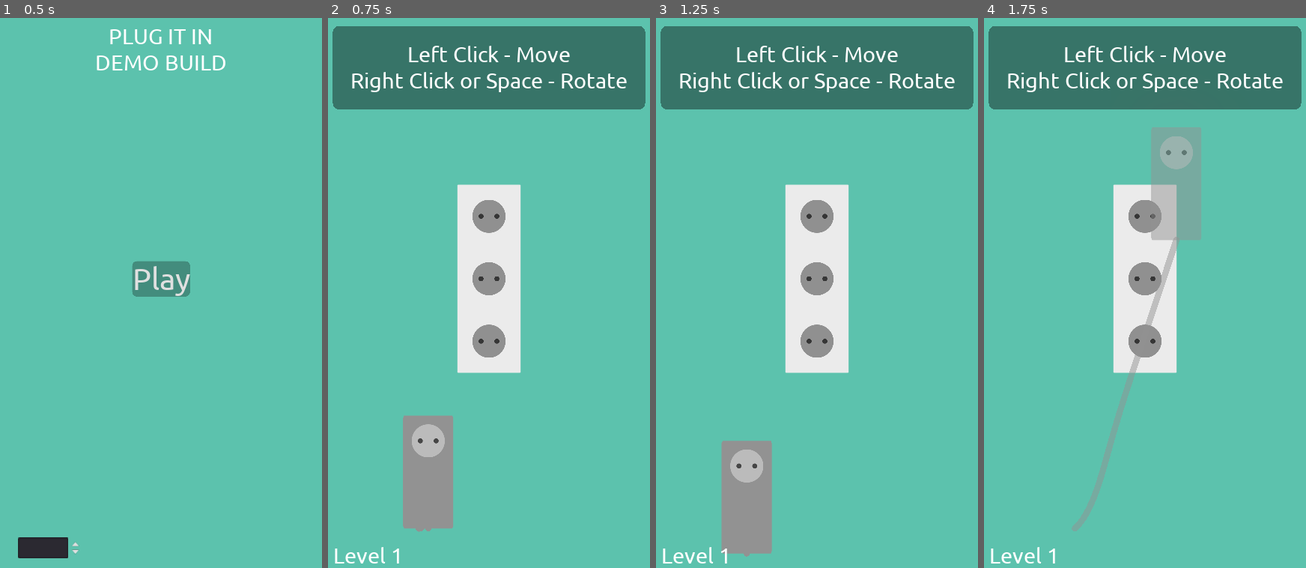
Above: before the commit, frames 1-4 (left to right).
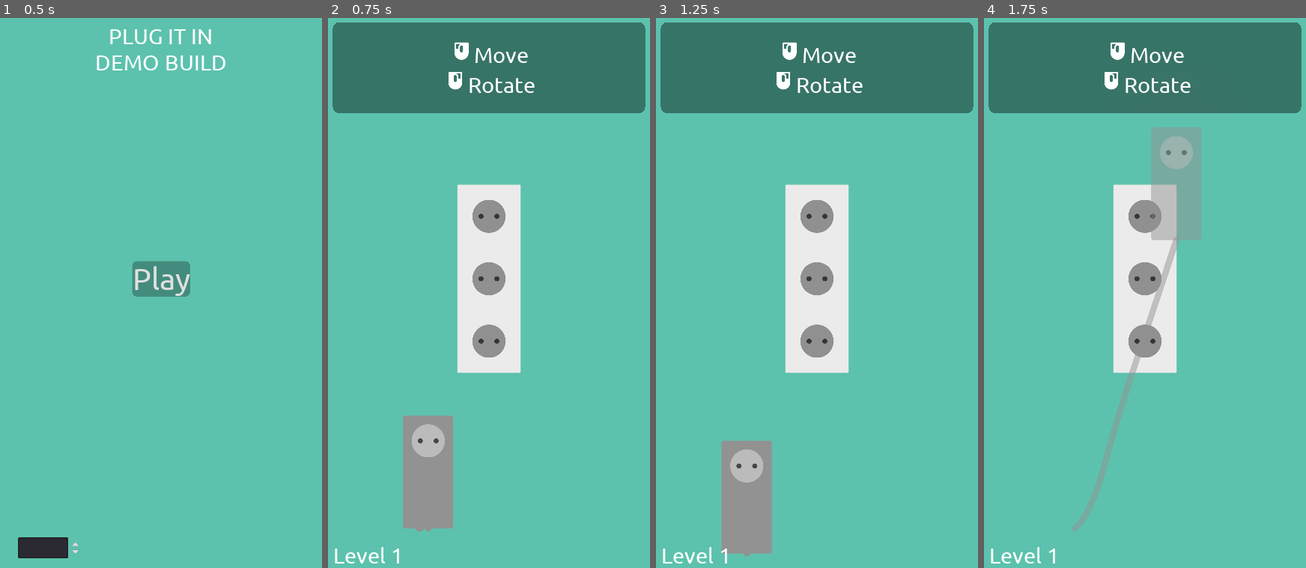
Above: after the commit, the same moments.

Repository: unSAME-Studio/ProjectOutlet
Game: Godot game, scene res://scenes/Menu.tscn
Same seed, same stepped clock (60 frames per second), same inputs: the game is played once before the commit and once after it.
Inputs (mouse positions are in pixels of both pictures, inside the frame that each line leads up to):
- Up to frame 1 (0.5 s): no input
- Up to frame 2 (0.75 s): click "Play" at 0.5 s
- Up to frame 3 (1.25 s): no input
- Up to frame 4 (1.75 s): drag from (1074, 496) to (1177, 144) at 1.27 s

Frame 1 is identical in both runs. In frame 2, 3.0% of the frame differs, in the area x 1-99%, y 0-18%; in frame 3, 3.0%; in frame 4, 3.0%.

Commit message:
Level Editor Update

Diff:
--- a/objects/Plug.gd
+++ b/objects/Plug.gd
@@ -78,6 +78,19 @@
 		set_modulate(Color(1,1,1,0.5))
 		cable.set_modulate(Color(1,1,1,0.5))
 
+	# rotating
+	if event is InputEventMouseButton:
+		event as InputEventMouseButton
+		if event.pressed:
+			match event.button_index:
+				BUTTON_WHEEL_UP:
+					spin_clockwise()
+				BUTTON_WHEEL_DOWN:
+					spin_counterclockwise()
+
+	if Input.is_action_just_pressed("rotate"):
+		spin_clockwise()
+
 
 func _process(delta):
 	if selected:
@@ -115,6 +128,7 @@
 		else:
 			set_global_position(lerp(get_global_position(), original_point, 10 * delta))
 
+	# constantly rotate the plug
 	set_rotation(lerp_angle(get_rotation(), direction * PI / 2, 0.3))
 
 
@@ -178,12 +192,8 @@
 					print("Attached")
 					print(Global.console.attached_plugs)
 
-		# rotating
-		if Input.is_action_just_pressed("rotate"):
-			spin()
-
-
-func spin():
+
+func spin_clockwise():
 	direction += 1
 	if direction >= 4:
 		direction = 0
@@ -199,8 +209,6 @@
 	var temp_size = size
 	size.x = temp_size.y
 	size.y = temp_size.x
-
-	print(size)
 
 	#set_rotation(get_rotation() + PI / 2)
 
@@ -212,3 +220,23 @@
 	#tween.start()
 
 	$AnimationPlayer.play("head_hint")
+
+
+func spin_counterclockwise():
+	direction -= 1
+	if direction < 0:
+		direction = 3
+
+	print("!! current direction %d" % [direction])
+
+	# move head position
+	# MAGIC
+	head_position = Vector2(head_position.y, size.x - 1 - head_position.x)
+	print("New head position %s" % [head_position])
+
+	# swap size x and y
+	var temp_size = size
+	size.x = temp_size.y
+	size.y = temp_size.x
+
+	$AnimationPlayer.play("head_hint")
--- /dev/null
+++ b/scenes/Editor.gd
@@ -0,0 +1,79 @@
+extends Node
+
+
+var plug = preload("res://objects/Plug.tscn")
+
+
+var current_level = {
+	"outlet": [
+	],
+	"plugs": [
+	]
+}
+
+func _ready():
+	$CanvasLayer/Control/PanelContainer/VBoxContainer/HBoxContainer/Type.add_item("One")
+	$CanvasLayer/Control/PanelContainer/VBoxContainer/HBoxContainer/Type.add_item("TWO")
+	$CanvasLayer/Control/PanelContainer/VBoxContainer/HBoxContainer/Type.add_item("ALL")
+
+
+func _input(event):
+	if Input.is_action_just_pressed("click"):
+		var position = $Node2D/TileMap.world_to_map(get_viewport().get_global_mouse_position())
+		print(position)
+
+
+func _on_SpawnPlug_pressed():
+	var info = [
+	int($"CanvasLayer/Control/PanelContainer/VBoxContainer/HBoxContainer/Sizex".get_text()),
+	int($"CanvasLayer/Control/PanelContainer/VBoxContainer/HBoxContainer/Sizey".get_text()),
+	int($"CanvasLayer/Control/PanelContainer/VBoxContainer/HBoxContainer/Headx".get_text()),
+	int($"CanvasLayer/Control/PanelContainer/VBoxContainer/HBoxContainer/Heady".get_text()),
+	$"CanvasLayer/Control/PanelContainer/VBoxContainer/HBoxContainer/Type".get_selected()
+	]
+
+	current_level.plugs.append(info)
+
+	$"CanvasLayer/Control/PanelContainer/VBoxContainer/ItemList".add_item("Size (%d, %d), Head (%d, %d), Type %d" % info)
+
+	spawn_plug(info)
+
+	export_level()
+
+
+func spawn_plug(info):
+	if $Node2D/Plugs.get_child_count() > 0:
+		for i in $Node2D/Plugs.get_children():
+			i.queue_free()
+
+	var p = plug.instance()
+
+	p.size = Vector2(info[0], info[1])
+	p.head_position = Vector2(info[2], info[3])
+
+	# set outlet type from data
+	if info.size() >= 5:
+		p.outlet_type = info[4]
+
+	p.original_point = Vector2(0, 0)
+	$Node2D/Plugs.add_child(p)
+
+
+func export_level():
+	print(current_level)
+
+
+func _on_Remove_pressed():
+	var itemlist = $"CanvasLayer/Control/PanelContainer/VBoxContainer/ItemList"
+	if not itemlist.is_anything_selected():
+		return
+
+	if $Node2D/Plugs.get_child_count() > 0:
+		for i in $Node2D/Plugs.get_children():
+			i.queue_free()
+
+	for i in itemlist.get_selected_items():
+		current_level.plugs.remove(i)
+		itemlist.remove_item(i)
+
+	export_level()
--- a/scenes/Editor.tscn
+++ b/scenes/Editor.tscn
@@ -1,14 +1,186 @@
-[gd_scene format=2]
+[gd_scene load_steps=5 format=2]
+
+[ext_resource path="res://scenes/Editor.gd" type="Script" id=1]
+[ext_resource path="res://ui/theme.tres" type="Theme" id=2]
+[ext_resource path="res://scripts/console.gd" type="Script" id=3]
+
+[sub_resource type="ButtonGroup" id=1]
 
 [node name="Editor" type="Node"]
+script = ExtResource( 1 )
 
-[node name="Control" type="Control" parent="."]
+[node name="Console" type="Node" parent="."]
+script = ExtResource( 3 )
+
+[node name="CanvasLayer" type="CanvasLayer" parent="."]
+
+[node name="Control" type="Control" parent="CanvasLayer"]
 anchor_right = 1.0
 anchor_bottom = 1.0
+mouse_filter = 2
+theme = ExtResource( 2 )
+
+[node name="PanelContainer" type="PanelContainer" parent="CanvasLayer/Control"]
+anchor_right = 1.0
+margin_bottom = 512.0
+theme = ExtResource( 2 )
+
+[node name="VBoxContainer" type="VBoxContainer" parent="CanvasLayer/Control/PanelContainer"]
+margin_right = 1080.0
+margin_bottom = 672.0
+theme = ExtResource( 2 )
+
+[node name="Label" type="Label" parent="CanvasLayer/Control/PanelContainer/VBoxContainer"]
+margin_right = 1080.0
+margin_bottom = 80.0
+theme = ExtResource( 2 )
+text = "Plugs List:"
+
+[node name="ItemList" type="ItemList" parent="CanvasLayer/Control/PanelContainer/VBoxContainer"]
+margin_top = 84.0
+margin_right = 1080.0
+margin_bottom = 384.0
+rect_min_size = Vector2( 0, 300 )
+size_flags_horizontal = 3
+size_flags_vertical = 3
+theme = ExtResource( 2 )
+
+[node name="HSeparator" type="HSeparator" parent="CanvasLayer/Control/PanelContainer/VBoxContainer"]
+margin_top = 388.0
+margin_right = 1080.0
+margin_bottom = 438.0
+custom_constants/separation = 50
+
+[node name="HBoxContainer" type="HBoxContainer" parent="CanvasLayer/Control/PanelContainer/VBoxContainer"]
+margin_top = 442.0
+margin_right = 1080.0
+margin_bottom = 555.0
+theme = ExtResource( 2 )
+
+[node name="Label" type="Label" parent="CanvasLayer/Control/PanelContainer/VBoxContainer/HBoxContainer"]
+margin_top = 16.0
+margin_right = 127.0
+margin_bottom = 96.0
+theme = ExtResource( 2 )
+text = "Size"
+
+[node name="Sizex" type="TextEdit" parent="CanvasLayer/Control/PanelContainer/VBoxContainer/HBoxContainer"]
+margin_left = 131.0
+margin_right = 318.0
+margin_bottom = 113.0
+size_flags_horizontal = 3
+theme = ExtResource( 2 )
+
+[node name="Sizey" type="TextEdit" parent="CanvasLayer/Control/PanelContainer/VBoxContainer/HBoxContainer"]
+margin_left = 322.0
+margin_right = 509.0
+margin_bottom = 113.0
+size_flags_horizontal = 3
+theme = ExtResource( 2 )
+
+[node name="Label2" type="Label" parent="CanvasLayer/Control/PanelContainer/VBoxContainer/HBoxContainer"]
+margin_left = 513.0
+margin_top = 16.0
+margin_right = 679.0
+margin_bottom = 96.0
+theme = ExtResource( 2 )
+text = "Head"
+
+[node name="Headx" type="TextEdit" parent="CanvasLayer/Control/PanelContainer/VBoxContainer/HBoxContainer"]
+margin_left = 683.0
+margin_right = 870.0
+margin_bottom = 113.0
+size_flags_horizontal = 3
+theme = ExtResource( 2 )
+
+[node name="Heady" type="TextEdit" parent="CanvasLayer/Control/PanelContainer/VBoxContainer/HBoxContainer"]
+margin_left = 874.0
+margin_right = 1062.0
+margin_bottom = 113.0
+size_flags_horizontal = 3
+theme = ExtResource( 2 )
+
+[node name="Type" type="OptionButton" parent="CanvasLayer/Control/PanelContainer/VBoxContainer/HBoxContainer"]
+margin_left = 1066.0
+margin_right = 1080.0
+margin_bottom = 113.0
+theme = ExtResource( 2 )
+
+[node name="HBoxContainer2" type="HBoxContainer" parent="CanvasLayer/Control/PanelContainer/VBoxContainer"]
+margin_top = 559.0
+margin_right = 1080.0
+margin_bottom = 672.0
+
+[node name="SpawnPlug" type="Button" parent="CanvasLayer/Control/PanelContainer/VBoxContainer/HBoxContainer2"]
+margin_right = 538.0
+margin_bottom = 113.0
+size_flags_horizontal = 3
+theme = ExtResource( 2 )
+text = "Add +"
+
+[node name="Remove" type="Button" parent="CanvasLayer/Control/PanelContainer/VBoxContainer/HBoxContainer2"]
+margin_left = 542.0
+margin_right = 1080.0
+margin_bottom = 113.0
+size_flags_horizontal = 3
+theme = ExtResource( 2 )
+text = "Remove -"
+
+[node name="PanelContainer2" type="PanelContainer" parent="CanvasLayer/Control"]
+anchor_top = 1.0
+anchor_right = 1.0
+anchor_bottom = 1.0
+margin_top = -113.0
+
+[node name="HBoxContainer3" type="HBoxContainer" parent="CanvasLayer/Control/PanelContainer2"]
+margin_right = 1080.0
+margin_bottom = 113.0
+
+[node name="Label3" type="Label" parent="CanvasLayer/Control/PanelContainer2/HBoxContainer3"]
+margin_top = 16.0
+margin_right = 208.0
+margin_bottom = 96.0
+theme = ExtResource( 2 )
+text = "Outlet"
+
+[node name="None" type="CheckBox" parent="CanvasLayer/Control/PanelContainer2/HBoxContainer3"]
+margin_left = 212.0
+margin_right = 477.0
+margin_bottom = 113.0
+group = SubResource( 1 )
+text = "None"
+
+[node name="One" type="CheckBox" parent="CanvasLayer/Control/PanelContainer2/HBoxContainer3"]
+margin_left = 481.0
+margin_right = 692.0
+margin_bottom = 113.0
+group = SubResource( 1 )
+text = "One"
+
+[node name="Two2" type="CheckBox" parent="CanvasLayer/Control/PanelContainer2/HBoxContainer3"]
+margin_left = 696.0
+margin_right = 910.0
+margin_bottom = 113.0
+group = SubResource( 1 )
+text = "Two"
+
+[node name="All" type="CheckBox" parent="CanvasLayer/Control/PanelContainer2/HBoxContainer3"]
+margin_left = 914.0
+margin_right = 1054.0
+margin_bottom = 113.0
+group = SubResource( 1 )
+text = "All"
 
 [node name="Node2D" type="Node2D" parent="."]
 
 [node name="Camera2D" type="Camera2D" parent="Node2D"]
+current = true
 
 [node name="TileMap" type="TileMap" parent="Node2D"]
+cell_size = Vector2( 100, 100 )
 format = 1
+
+[node name="Plugs" type="Node2D" parent="Node2D"]
+
+[connection signal="pressed" from="CanvasLayer/Control/PanelContainer/VBoxContainer/HBoxContainer2/SpawnPlug" to="." method="_on_SpawnPlug_pressed"]
+[connection signal="pressed" from="CanvasLayer/Control/PanelContainer/VBoxContainer/HBoxContainer2/Remove" to="." method="_on_Remove_pressed"]
--- a/scenes/Main.tscn
+++ b/scenes/Main.tscn
@@ -32,28 +32,29 @@
 [node name="PanelContainer" type="PanelContainer" parent="CanvasLayer/Control/CenterContainer"]
 material = SubResource( 2 )
 margin_left = 40.0
-margin_top = 153.0
+margin_top = 139.0
 margin_right = 1040.0
-margin_bottom = 416.0
+margin_bottom = 429.0
 theme = ExtResource( 5 )
 
 [node name="MarginContainer" type="MarginContainer" parent="CanvasLayer/Control/CenterContainer/PanelContainer"]
 margin_right = 1000.0
-margin_bottom = 263.0
+margin_bottom = 290.0
 custom_constants/margin_top = 50
 custom_constants/margin_bottom = 50
 
-[node name="Intruction" type="Label" parent="CanvasLayer/Control/CenterContainer/PanelContainer/MarginContainer"]
+[node name="RichTextLabel" type="RichTextLabel" parent="CanvasLayer/Control/CenterContainer/PanelContainer/MarginContainer"]
 margin_top = 50.0
 margin_right = 1000.0
-margin_bottom = 213.0
-rect_min_size = Vector2( 1000, 0 )
+margin_bottom = 240.0
+rect_min_size = Vector2( 1000, 100 )
 theme = ExtResource( 5 )
-text = "Left Click - Move
-Right Click or Space - Rotate"
-align = 1
-valign = 1
-autowrap = true
+bbcode_enabled = true
+bbcode_text = "[center][img=<80>x<80>]res://ui/icons/mouseLeft.png[/img]Move[/center]
+[center][img=<80>x<80>]res://ui/icons/mouseRight.png[/img]Rotate[/center]"
+text = "Move
+Rotate"
+fit_content_height = true
 
 [node name="OverScreen" type="CenterContainer" parent="CanvasLayer/Control"]
 visible = false
--- a/scripts/MusicPlayer.gd
+++ b/scripts/MusicPlayer.gd
@@ -22,7 +22,7 @@
 
 
 func _on_finished():
-	pass
+	AudioServer.set_bus_mute(AudioServer.get_bus_index("Music"), true)
 
 
 func fade_in():
--- a/scripts/console.gd
+++ b/scripts/console.gd
@@ -2,6 +2,9 @@
 
 enum TYPE {ONE, TWO, ALL}
 
+# data structure
+# outlet is based on grid + rot
+# plug : [ Size.x, Size.y, Head.x, Head.y, Type, AdditionalOutlet ]
 
 var level = {
 	1: {
@@ -132,7 +135,7 @@
 func _ready():
 	Global.console = self
 
-	$"../CanvasLayer/Control/Level".set_text("Level %d" % Global.current_level)
+	#$"../CanvasLayer/Control/Level".set_text("Level %d" % Global.current_level)
 
 
 func detect_complete():
--- a/ui/theme.tres
+++ b/ui/theme.tres
@@ -42,6 +42,14 @@
 Button/styles/hover = SubResource( 3 )
 Button/styles/normal = SubResource( 2 )
 Button/styles/pressed = SubResource( 4 )
+ItemList/fonts/font = ExtResource( 2 )
+ItemList/styles/bg = SubResource( 5 )
+ItemList/styles/cursor = SubResource( 5 )
+ItemList/styles/selected = SubResource( 5 )
 Label/fonts/font = ExtResource( 2 )
 Panel/styles/panel = SubResource( 5 )
 PanelContainer/styles/panel = SubResource( 5 )
+RichTextLabel/fonts/normal_font = ExtResource( 2 )
+TextEdit/fonts/font = ExtResource( 2 )
+TextEdit/styles/focus = SubResource( 5 )
+TextEdit/styles/normal = SubResource( 5 )
Binary file added: ui/icons/checkmark.png
Not shown, added: ui/icons/checkmark.png.import
Binary file added: ui/icons/exit.png
Not shown, added: ui/icons/exit.png.import
Binary file added: ui/icons/mouseLeft.png
Not shown, added: ui/icons/mouseLeft.png.import
Binary file added: ui/icons/mouseRight.png
Not shown, added: ui/icons/mouseRight.png.import
Binary file added: ui/icons/musicOff.png
Not shown, added: ui/icons/musicOff.png.import
Binary file added: ui/icons/musicOn.png
Not shown, added: ui/icons/musicOn.png.import
(and 2 more such lines)
